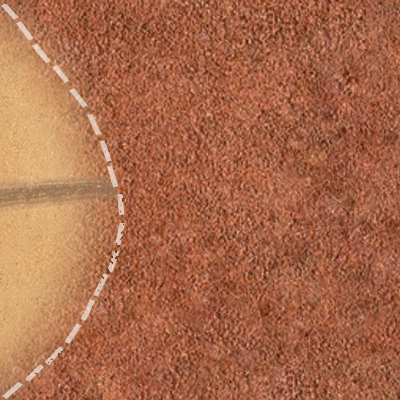
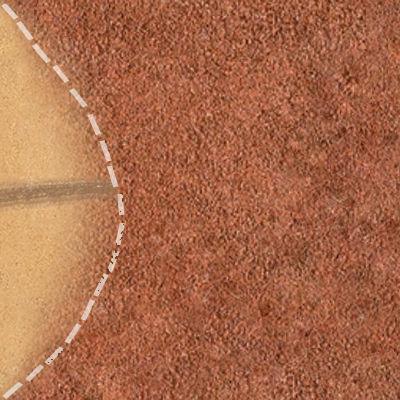
Before/after of a 400x400 layered artwork. What changed in the layer stack:
painted on "Слой 2" over [0, 0, 47, 400]
